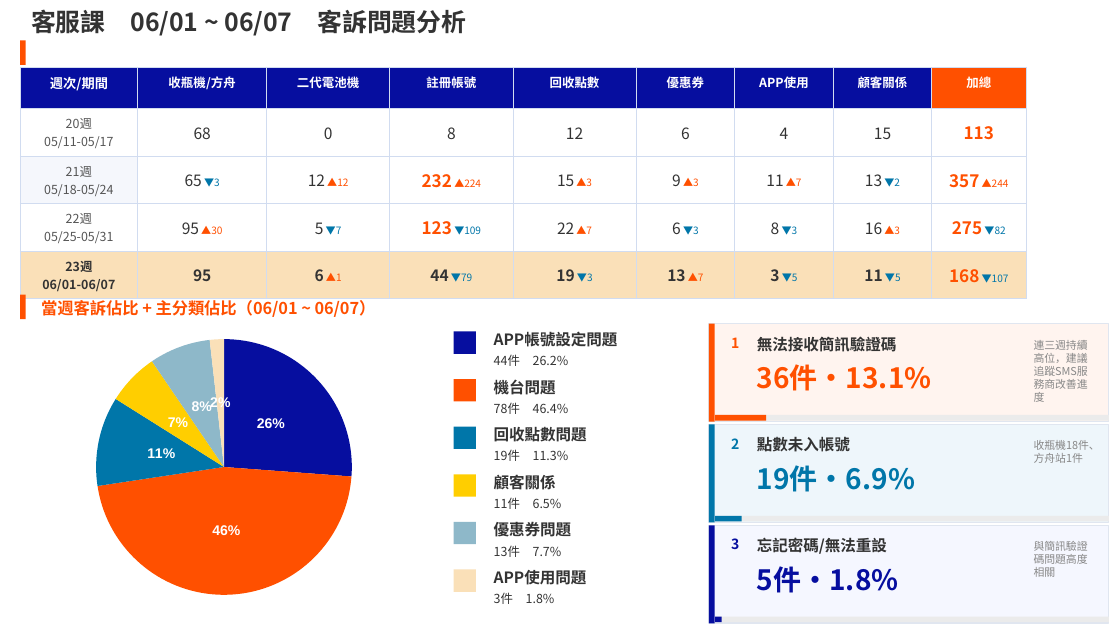
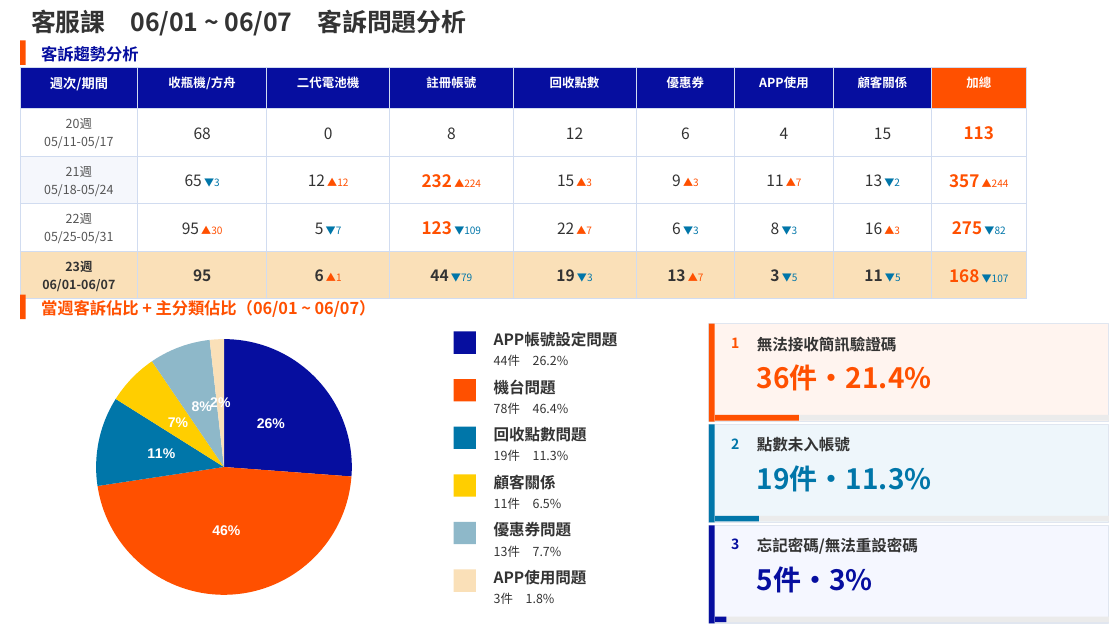
Before and after one commit to fen-ecoco/Operations-Weekly-Report, a slide deck: slide 1 of weekly-ppt/ecoco_週報_第23週_0601-0607.pptx. Drawn at 1120x630 pixels with LibreOffice and Linux fonts; fonts in the diff are those of the drawing. Boxes give left, top, right and bottom in pixels: in the first picture for what was removed or moved away, otherwise in the second. Text is boxed around its words. In the diff, an @@ line names an element or a change of style, - is before the commit and + after.

```diff
--- a/weekly-ppt/ecoco_週報_第23週_0601-0607.pptx
+++ b/weekly-ppt/ecoco_週報_第23週_0601-0607.pptx
@@ text added at (x1=41, y1=46, x2=138, y2=62), 10.5 pt, text #060E9F, bold @@
+客訴趨勢分析
@@ text removed at (x1=1034, y1=340, x2=1088, y2=376) @@
-連三週持續高位，建議追蹤SMS服務商改善進度
@@ text at (x1=757, y1=364, x2=932, y2=391): text changed @@
-36件・13.1%
+36件・21.4%
@@ rectangle resized from (x1=715, y1=416, x2=766, y2=421) to (x1=715, y1=416, x2=799, y2=421) @@
@@ text removed at (x1=1034, y1=440, x2=1100, y2=463) @@
-收瓶機18件、方舟站1件
@@ text at (x1=757, y1=465, x2=932, y2=492): text changed @@
-19件・6.9%
+19件・11.3%
@@ rectangle resized from (x1=715, y1=516, x2=741, y2=522) to (x1=715, y1=516, x2=759, y2=522) @@
@@ text at (x1=757, y1=537, x2=918, y2=554): text changed @@
-忘記密碼/無法重設
+忘記密碼/無法重設密碼
@@ text at (x1=757, y1=566, x2=873, y2=593): text changed @@
-5件・1.8%
+5件・3%
@@ text removed at (x1=1034, y1=541, x2=1088, y2=577) @@
-與簡訊驗證碼問題高度相關
@@ rectangle resized from (x1=715, y1=616, x2=721, y2=622) to (x1=715, y1=616, x2=727, y2=622) @@
```
Also in this commit, not shown: 1 other slide changed, 6 other files.
